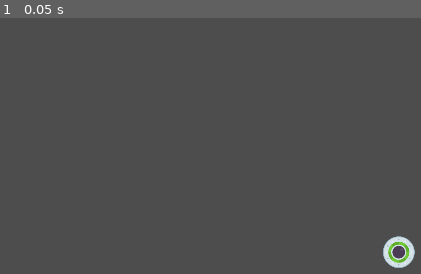
Above: before the commit, frame 1.
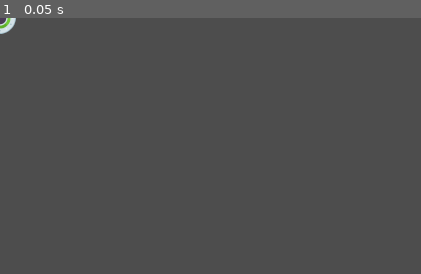
Above: after the commit, the same moment.

Repository: krystianszczegielniak/gamedevtv-godot-speedy-saucer
Game: Godot game, scene res://player.tscn
Same seed, same stepped clock (60 frames per second), same inputs: the game is played once before the commit and once after it. This scene is started directly instead of the project's main scene.
Inputs:
- Up to frame 1 (0.05 s): no input

The runs differ from the first frame. In frame 1, 0.8% of the frame differs, in the area x 0-99%, y 0-98%.

Commit message:
Add shape to player.

Diff:
--- a/player.tscn
+++ b/player.tscn
@@ -1,10 +1,15 @@
-[gd_scene load_steps=2 format=3 uid="uid://5lfnwqhxtdh2"]
+[gd_scene load_steps=3 format=3 uid="uid://5lfnwqhxtdh2"]
 
 [ext_resource type="Texture2D" uid="uid://kq2nt8430qhh" path="res://ufoGreen.png" id="1_qrndg"]
 
+[sub_resource type="CircleShape2D" id="CircleShape2D_xk6cq"]
+radius = 46.0109
+
 [node name="Player" type="RigidBody2D"]
-position = Vector2(1150, 676)
 gravity_scale = 0.0
 
 [node name="Sprite2D" type="Sprite2D" parent="."]
 texture = ExtResource("1_qrndg")
+
+[node name="CollisionShape2D" type="CollisionShape2D" parent="."]
+shape = SubResource("CircleShape2D_xk6cq")
